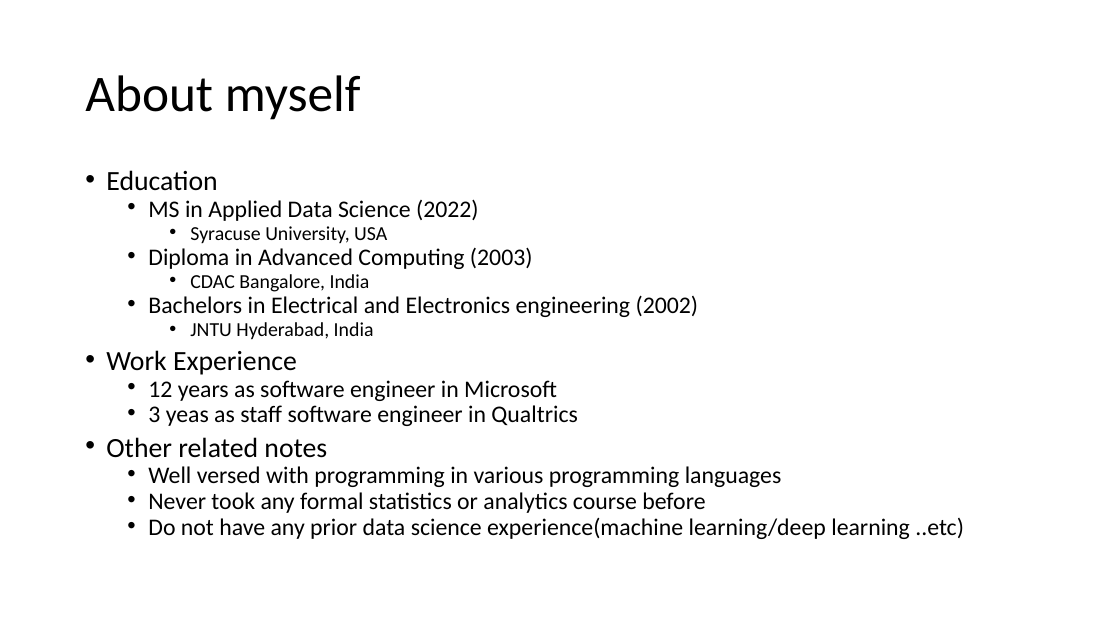
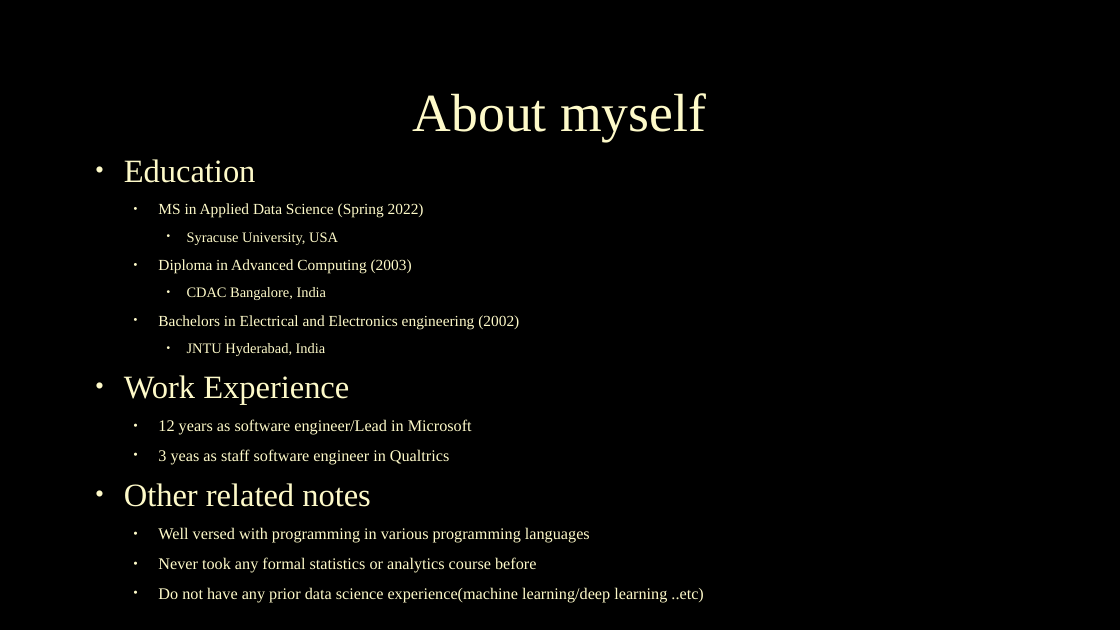
Before and after one commit to srihari-busam/MS-ADS-Portfolio, a slide deck: slide 2 of MS ADS.pptx. Drawn at 1120x630 pixels with LibreOffice and Linux fonts; fonts in the diff are those of the drawing; background and template pictures are left out. Boxes give left, top, right and bottom in pixels: in the first picture for what was removed or moved away, otherwise in the second. Text is boxed around its words. In the diff, an @@ line names an element or a change of style, - is before the commit and + after.

```diff
--- a/MS ADS.pptx
+++ b/MS ADS.pptx
@@ background #FFFFFF to picture (left out) @@
@@ title "About myself": place and size @@
-title "About myself" at (85,75,361,120)
+title "About myself" at (413,93,706,141)
@@ title "About myself" at (413,93,706,141): size 44 to 46 pt, font Calibri to Times New Roman, text colour #000000 to #FEFAC9, letter outline none to #404040 0.75 pt; alignment left to centre @@
@@ text "Education": place and size @@
-text "Education" at (106,170,964,539)
+text "Education" at (124,159,703,603)
@@ text at (124,159,703,603): size 23.8 to 27.9 pt in "Education", "Work Experience", "Other related notes"; font Calibri to Times New Roman, text colour #000000 to #FEFAC9, letter outline none to #404040 0.75 pt in "Education", "Syracuse University, USA", "Diploma in Advanced Computing (2003)", "CDAC Bangalore, India" and 8 more places; size 17 to 12.4 pt in "Syracuse University, USA", "CDAC Bangalore, India", "JNTU Hyderabad, India"; size 20.4 to 13.2 pt in "Diploma in Advanced Computing (2003)", "Bachelors in Electrical and Electronics engineering (2002)"; size 20.4 to 13.9 pt in "3 yeas as staff software engineer in ...", "Well versed with programming in various programming ...", "Never took any formal statistics or analytics ...", "Do not have any prior data science ..."; indent changed; line spacing 0.7 to 0.9; more space between paragraphs; line spacing 0.7 to 1 @@
@@ text at (158,203,424,218): text changed; size 20.4 to 13.2 pt; font Calibri to Times New Roman; text colour #000000 to #FEFAC9 @@
-  • MS in Applied Data Science (2022)
+  • MS in Applied Data Science (Spring 2022)
@@ text at (158,419,472,435): text changed; size 20.4 to 13.9 pt; font Calibri to Times New Roman; text colour #000000 to #FEFAC9 @@
-  • 12 years as software engineer in Microsoft
+  • 12 years as software engineer/Lead in Microsoft
```
Also in this commit, not shown: 16 other slides changed, 1 slide added, 1 slide removed, 1 other file.
